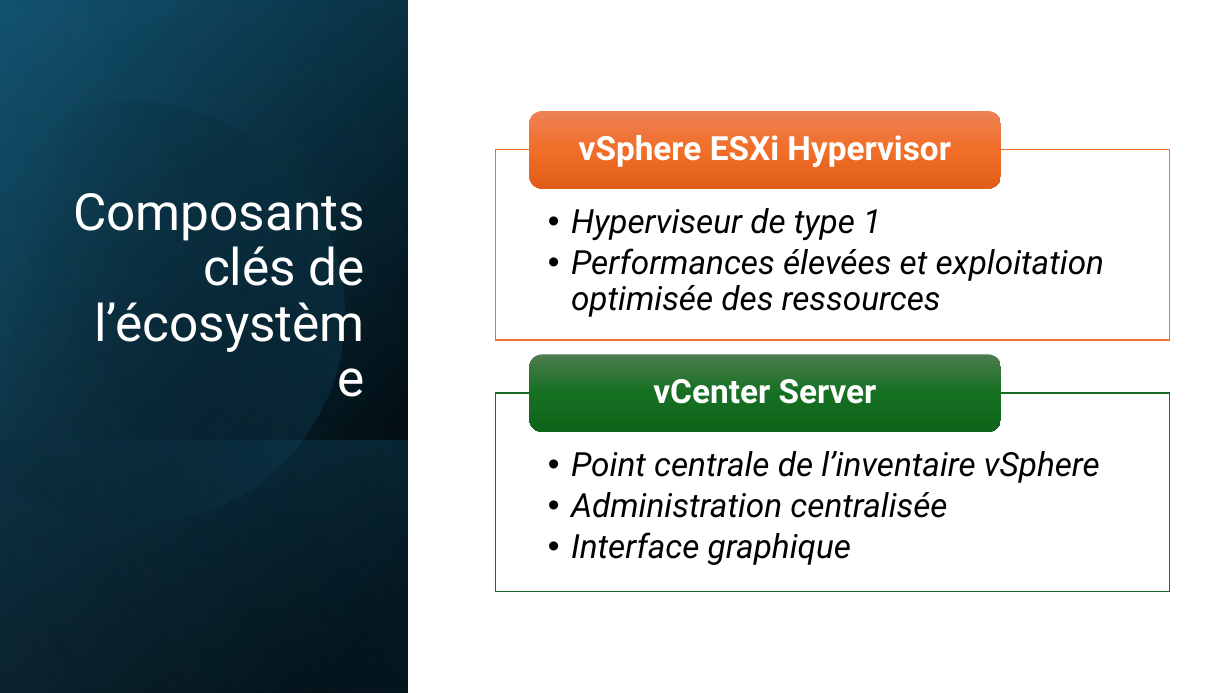
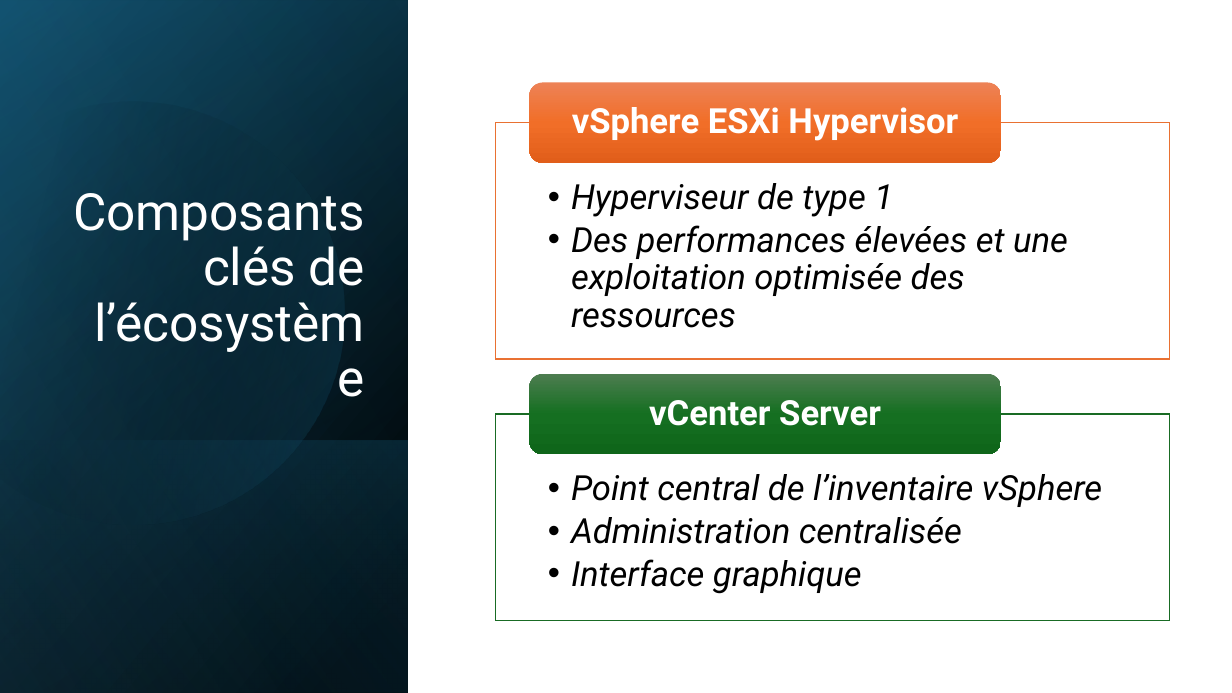
Before and after one commit to Vinc1347900/Stage_Henallux, a slide deck: slide 11 of TFE/DHAIMI_Vincent_PP_TFE.pptx. Drawn at 1232x693 pixels with LibreOffice and Linux fonts; fonts in the diff are those of the drawing. Boxes give left, top, right and bottom in pixels: in the first picture for what was removed or moved away, otherwise in the second. Text is boxed around its words. In the diff, an @@ line names an element or a change of style, - is before the commit and + after.

```diff
--- a/TFE/DHAIMI_Vincent_PP_TFE.pptx
+++ b/TFE/DHAIMI_Vincent_PP_TFE.pptx
@@ rounded rectangle: place and size @@
-rounded rectangle at bbox=[530, 111, 1001, 189]
+rounded rectangle at bbox=[530, 82, 1001, 163]
@@ text "vSphere ESXi Hypervisor" at bbox=[572, 107, 958, 141]: size 26 to 27 pt @@
@@ text "vSphere ESXi Hypervisor": place and size @@
-text "vSphere ESXi Hypervisor" at bbox=[579, 135, 951, 167]
+text "vSphere ESXi Hypervisor" at bbox=[572, 107, 958, 141]
@@ text "Hyperviseur de type 1": place and size @@
-text "Hyperviseur de type 1" at bbox=[571, 208, 1104, 317]
+text "Hyperviseur de type 1" at bbox=[571, 183, 1068, 328]
@@ rectangle: place and size @@
-rectangle at bbox=[495, 150, 1169, 340]
+rectangle at bbox=[495, 123, 1169, 360]
@@ text at bbox=[571, 183, 893, 217]: size 26 to 27 pt in "Hyperviseur de type 1" @@
@@ text at bbox=[571, 225, 1068, 328]: text changed; size 26 to 27 pt @@
-  • Performances élevées et exploitation optimisée des ressources
+  • Des performances élevées et une exploitation optimisée des ressources
@@ rounded rectangle: place and size @@
-rounded rectangle at bbox=[530, 354, 1001, 432]
+rounded rectangle at bbox=[530, 374, 1001, 455]
@@ text "vCenter Server": place and size @@
-text "vCenter Server" at bbox=[653, 379, 877, 404]
+text "vCenter Server" at bbox=[649, 400, 881, 426]
@@ text "vCenter Server" at bbox=[649, 400, 881, 426]: size 26 to 27 pt @@
@@ text "Point central de l’inventaire vSphere": place and size @@
-text "Point central de l’inventaire vSphere" at bbox=[571, 451, 1100, 565]
+text "Point central de l’inventaire vSphere" at bbox=[571, 474, 1102, 594]
@@ rectangle: place and size @@
-rectangle at bbox=[495, 393, 1169, 592]
+rectangle at bbox=[495, 414, 1169, 620]
@@ text at bbox=[571, 474, 1102, 507]: text changed; size 26 to 27 pt @@
-  • Point centrale de l’inventaire vSphere
+  • Point central de l’inventaire vSphere
@@ text at bbox=[571, 517, 962, 594]: size 26 to 27 pt in "Administration centralisée", "Interface graphique" @@
```
Also in this commit, not shown: 15 other slides changed, 4 other files.
